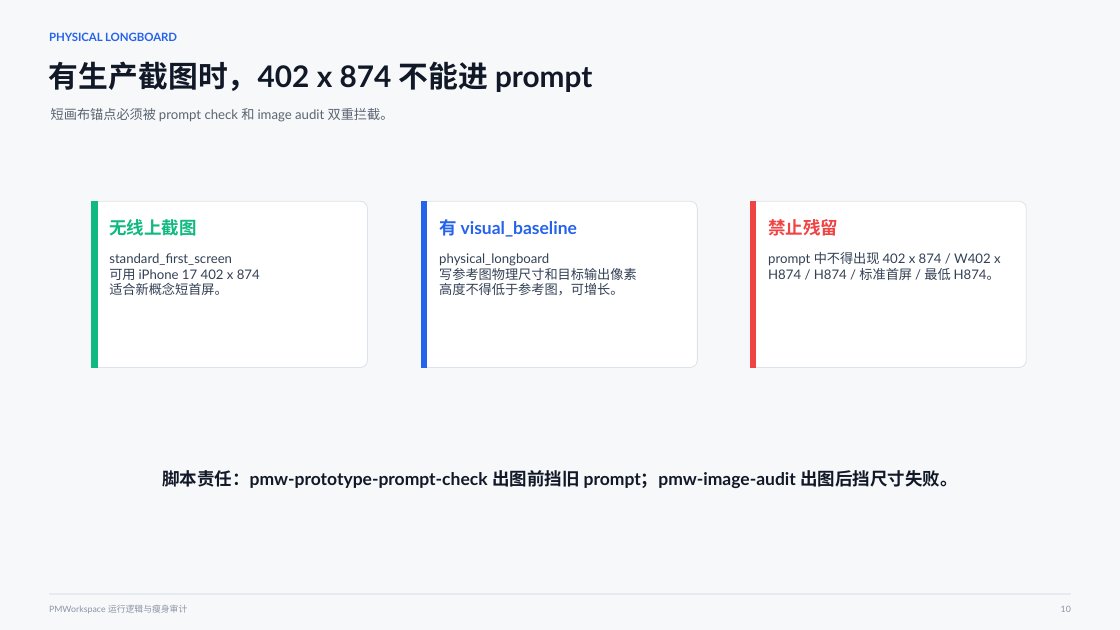
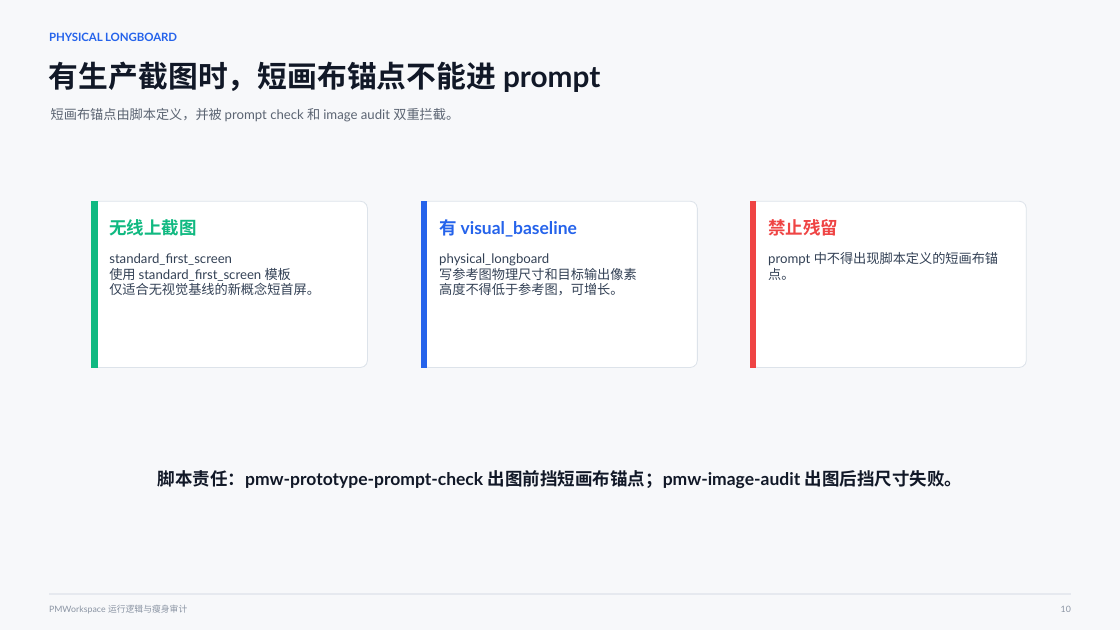
Before and after one commit to stephenfan80/PMWorkspace, a slide deck: slide 10 of artifacts/PMWorkspace运行逻辑与瘦身审计.pptx. Drawn at 1120x630 pixels with LibreOffice and Linux fonts; fonts in the diff are those of the drawing. Boxes give left, top, right and bottom in pixels: in the first picture for what was removed or moved away, otherwise in the second. Text is boxed around its words. In the diff, an @@ line names an element or a change of style, - is before the commit and + after.

Commit message:
docs: refresh PMWorkspace audit artifacts

```diff
--- a/artifacts/PMWorkspace运行逻辑与瘦身审计.pptx
+++ b/artifacts/PMWorkspace运行逻辑与瘦身审计.pptx
@@ text at bbox=[49, 61, 600, 92]: text changed @@
-有生产截图时，402 x 874 不能进 prompt
+有生产截图时，短画布锚点不能进 prompt
@@ text at bbox=[51, 108, 459, 122]: text changed @@
-短画布锚点必须被 prompt check 和 image audit 双重拦截。
+短画布锚点由脚本定义，并被 prompt check 和 image audit 双重拦截。
@@ text at bbox=[109, 268, 320, 295]: text changed @@
-可用 iPhone 17 402 x 874
-适合新概念短首屏。
+使用 standard_first_screen 模板
+仅适合无视觉基线的新概念短首屏。
@@ text at bbox=[768, 252, 998, 280]: text changed @@
-prompt 中不得出现 402 x 874 / W402 x H874 / H874 / 标准首屏 / 最低 H874。
+prompt 中不得出现脚本定义的短画布锚点。
@@ text at bbox=[158, 470, 962, 488]: text changed @@
-脚本责任：pmw-prototype-prompt-check 出图前挡旧 prompt；pmw-image-audit 出图后挡尺寸失败。
+脚本责任：pmw-prototype-prompt-check 出图前挡短画布锚点；pmw-image-audit 出图后挡尺寸失败。
```
Also in this commit, not shown: 2 other slides changed, 3 other files.
